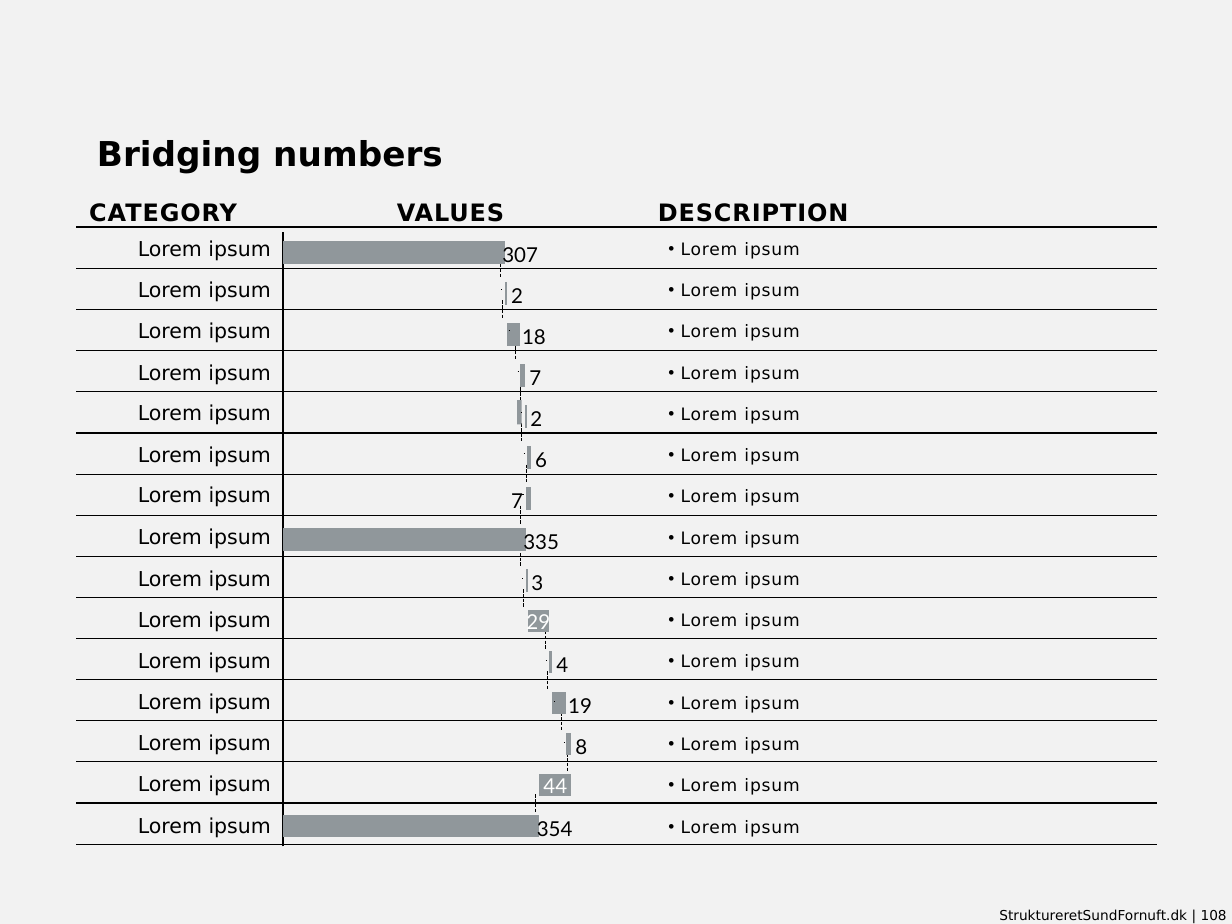
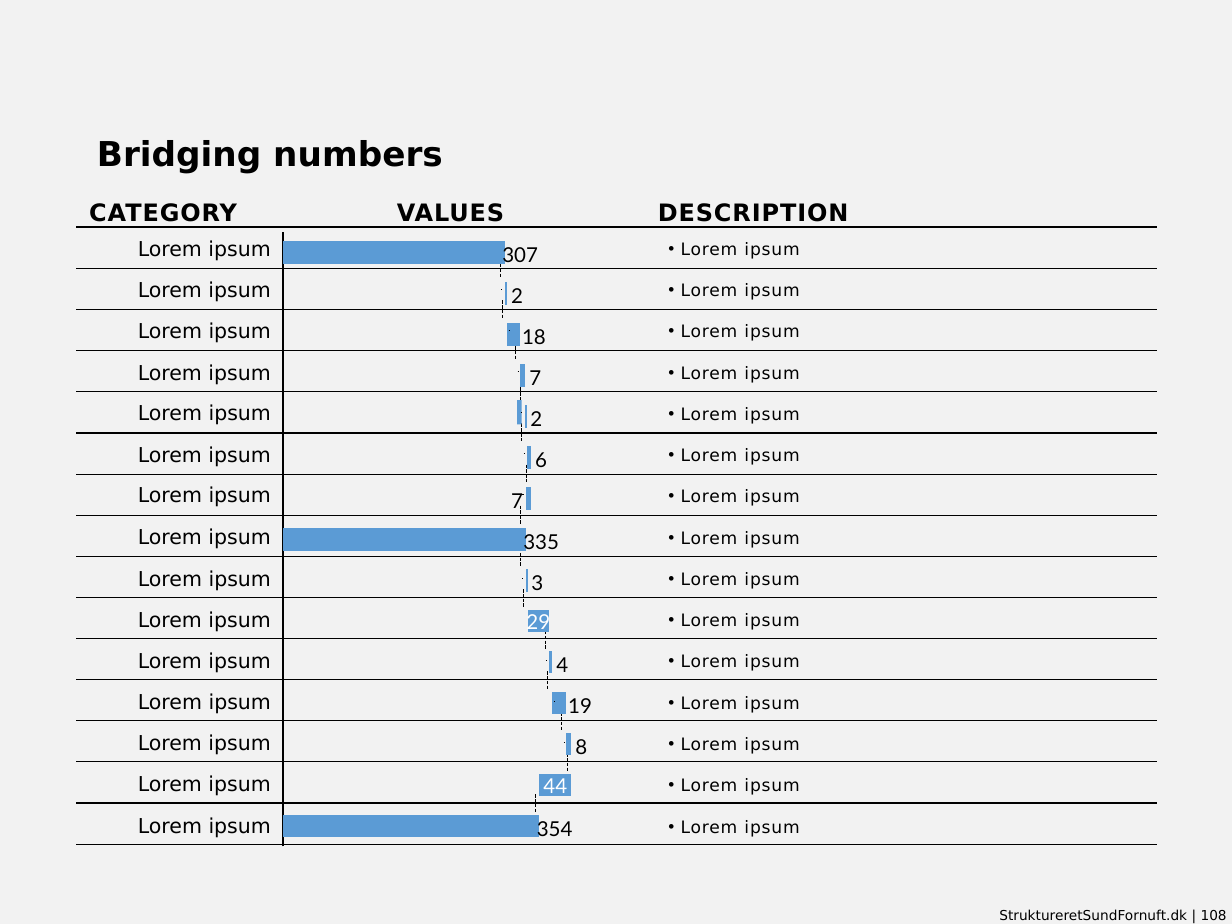
Before and after one commit to dannbleeker/SSF-Slide-Elements, a slide deck: slide 108 of template/library-4x3.pptx. Drawn at 1232x924 pixels with LibreOffice and Linux fonts; fonts in the diff are those of the drawing. Boxes give left, top, right and bottom in pixels: in the first picture for what was removed or moved away, otherwise in the second. Text is boxed around its words. In the diff, an @@ line names an element or a change of style, - is before the commit and + after.

```diff
--- a/template/library-4x3.pptx
+++ b/template/library-4x3.pptx
@@ bar stacked chart at <box>267,211,595,861</box> @@
@@ colour of Series 2 #90979B to #5B9BD5 @@
@@ rectangle at <box>517,400,522,425</box>: fill #90979B to #5B9BD5 @@
```
Also in this commit, not shown: 25 other slides changed, 13 other files.
